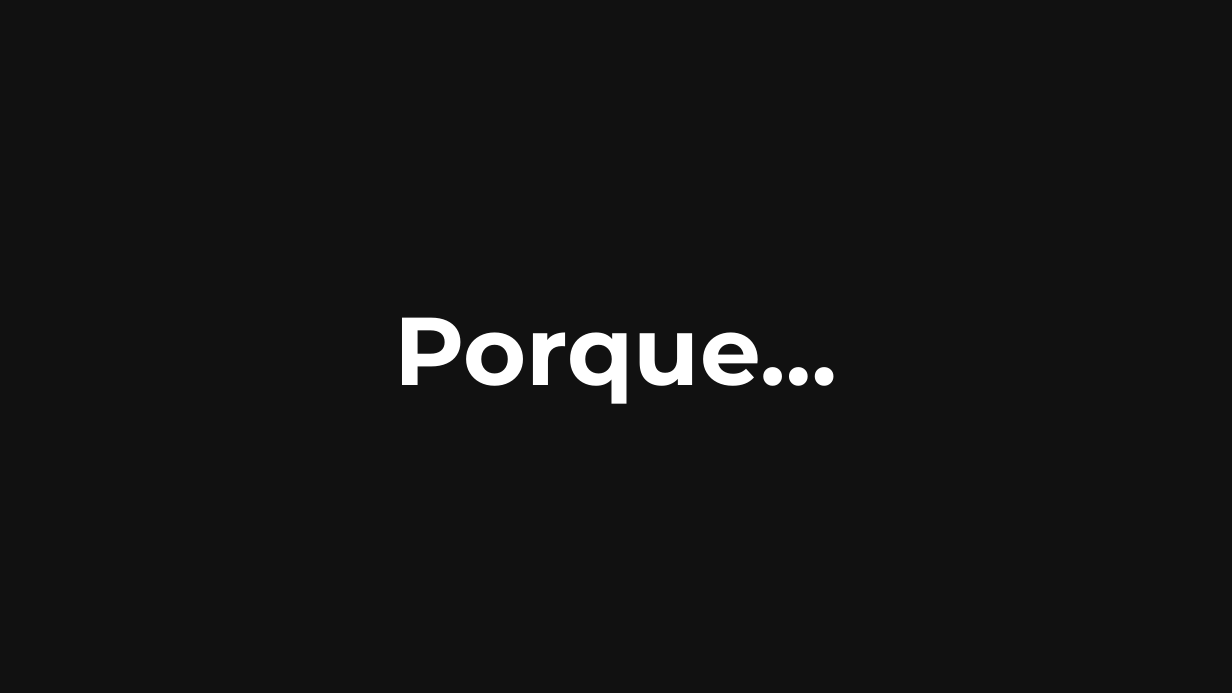
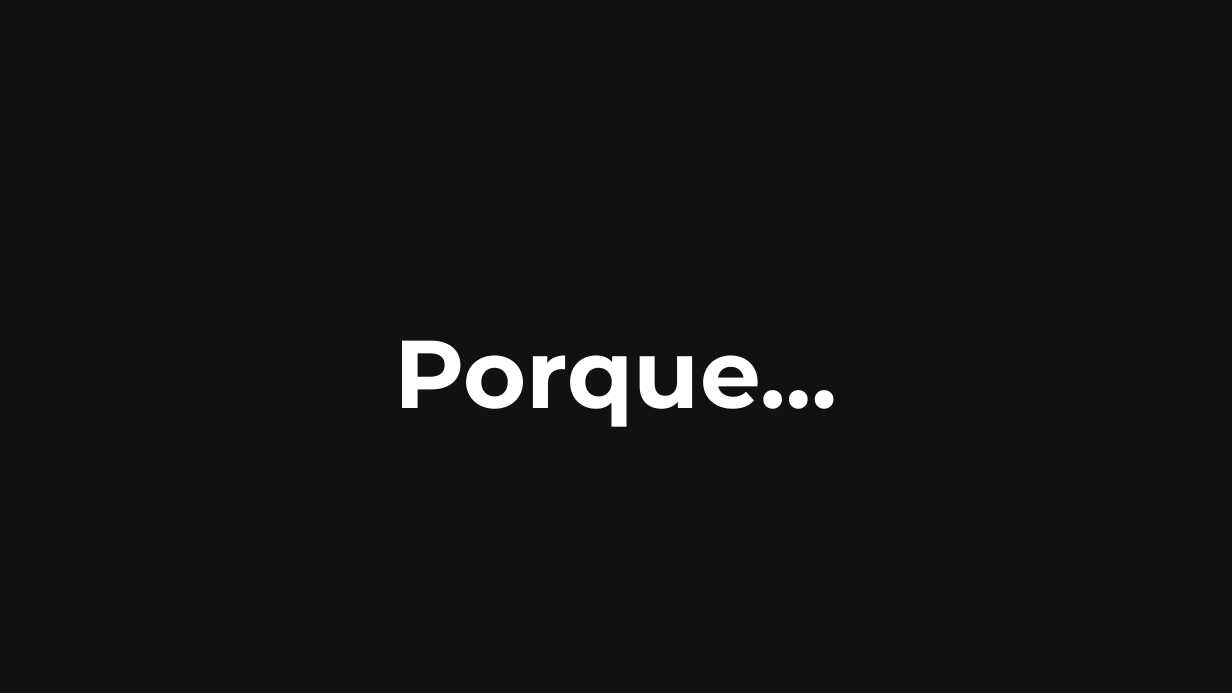
Before and after one commit to TrabajoProfesional-AGGZ/documentacion, a slide deck: slide 23 of entrega_final/defensa/Presentacion_SocioUnido.pptx (slide 22 before the commit). Drawn at 1232x693 pixels with LibreOffice and Linux fonts; fonts in the diff are those of the drawing. Boxes give left, top, right and bottom in pixels: in the first picture for what was removed or moved away, otherwise in the second. Text is boxed around its words. In the diff, an @@ line names an element or a change of style, - is before the commit and + after.

```diff
--- a/entrega_final/defensa/Presentacion_SocioUnido.pptx
+++ b/entrega_final/defensa/Presentacion_SocioUnido.pptx
@@ text "Porque…" at (394,340,837,427): line spacing 90pt to 1.2 @@
```
Also in this commit, not shown: 18 other slides changed, 3 slides added, 2 slides removed, 2 other files.
